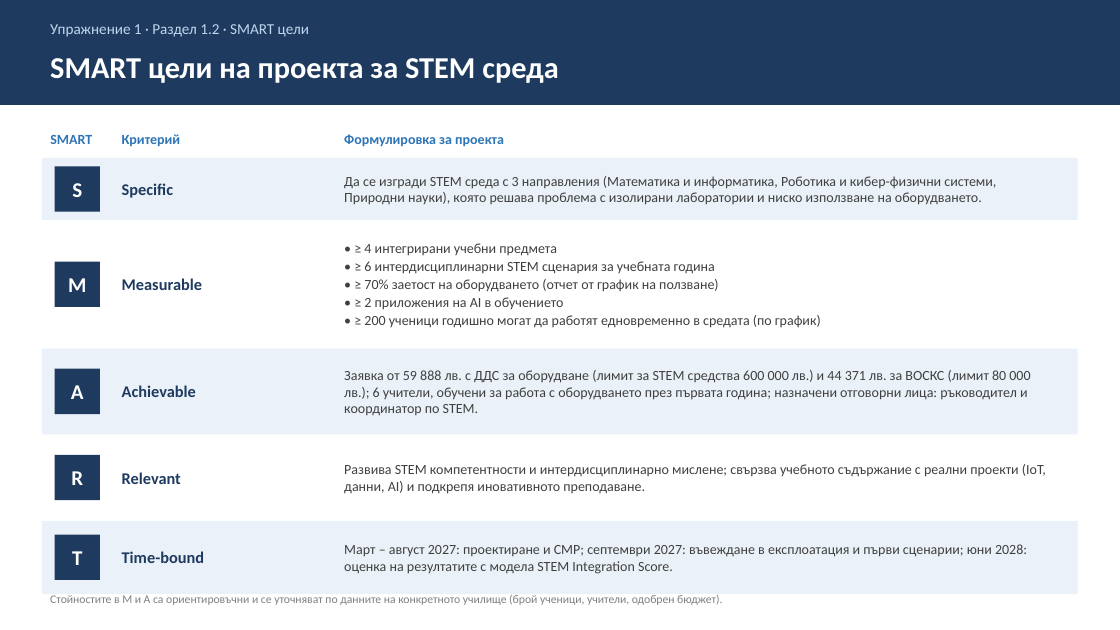
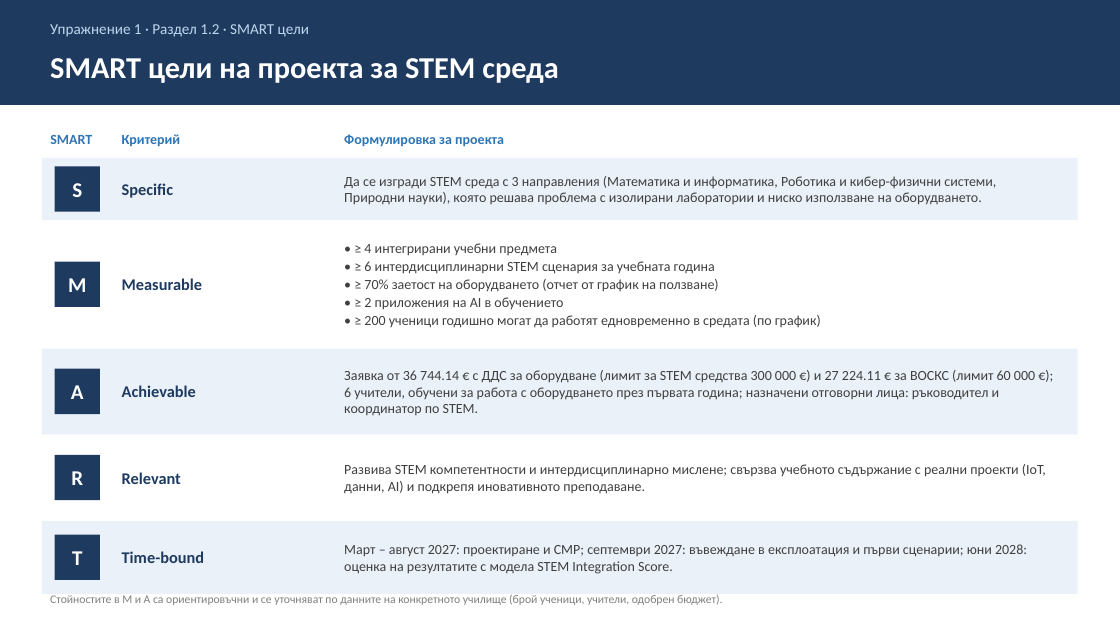
Before and after one commit to Alex-Tsvetanov/Project-Management, a slide deck: slide 2 of stem-project/solution/stem-smart-goals.pptx. Drawn at 1120x630 pixels with LibreOffice and Linux fonts; fonts in the diff are those of the drawing. Boxes give left, top, right and bottom in pixels: in the first picture for what was removed or moved away, otherwise in the second. Text is boxed around its words. In the diff, an @@ line names an element or a change of style, - is before the commit and + after.

Commit message:
Switch all budget figures and limits to euros
- Limits from budget-table.png: STEM 300 000 €, ВОСКС 60 000 €, total 363 600 €
- Workbook: euro headers and prices, limits as in the table, Училища sheet removed
- Assignment and deck: euro figures and limits, leva conversion removed

```diff
--- a/stem-project/solution/stem-smart-goals.pptx
+++ b/stem-project/solution/stem-smart-goals.pptx
@@ text at (344,370,1035,416): text changed @@
-Заявка от 59 888 лв. с ДДС за оборудване (лимит за STEM средства 600 000 лв.) и 44 371 лв. за ВОСКС (лимит 80 000 лв.); 6 учители, обучени за работа с оборудването през първата година; назначени отговорни лица: ръководител и координатор по STEM.
+Заявка от 36 744.14 € с ДДС за оборудване (лимит за STEM средства 300 000 €) и 27 224.11 € за ВОСКС (лимит 60 000 €); 6 учители, обучени за работа с оборудването през първата година; назначени отговорни лица: ръководител и координатор по STEM.
```
Also in this commit, not shown: 4 other files.
